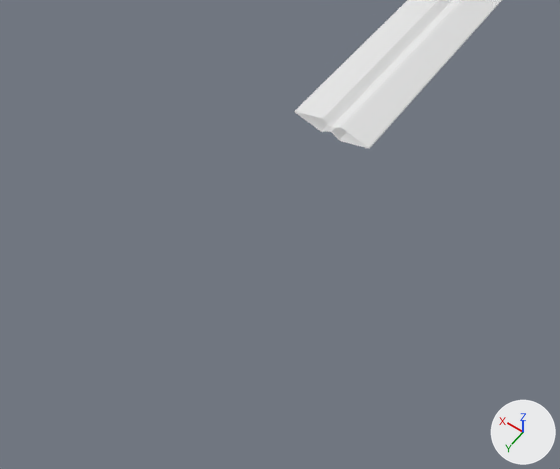
Renders of the Blender file sword.blend from each side of a commit.
Before and after are seen from a camera (50 mm lens) standing at (-1.4, 8.2, 2.7) and looking at (-0.17, 6.48, -0.01). The axes (+X, +Y, +Z) are drawn at lower right. The lights are the same throughout. Materials are left out; every surface is plain grey.
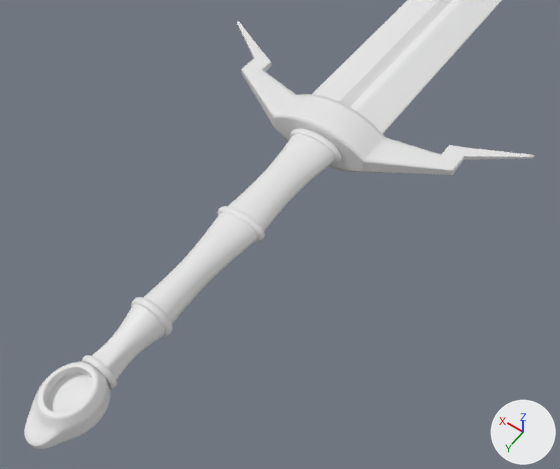
Where the newer file only moved an object's origin or applied its transform, the numbers keep the older frame.

Where the change shows, as pixel boxes [x1, y1, x2, y2] in the pictures (560 x 469 px):
'Cylinder', added: after [237, 21, 534, 175]
'Cylinder.001', added: after [143, 134, 335, 324]
'Cylinder.003', added: after [24, 361, 111, 449]
'Cylinder.002', added: after [92, 304, 165, 387]
'Torus.002', added: after [131, 297, 172, 337]
'Torus', added: after [290, 128, 342, 164]
'Torus.001', added: after [217, 206, 265, 242]
'Torus.003', added: after [82, 355, 117, 389]

Edits to the bpy script that builds the scene:
```text
Add me_torus_003:
    me_torus_003.from_pydata(...)  # a torus around z (ring radius 1.0, tube radius 0.15) spanning x -1.15..1.15, y -1.15..1.15, z -0.14..0.14
    me_torus_003.polygons.foreach_set('use_smooth', [True] * 200)
Add me_cylinder_003:
    me_cylinder_003.from_pydata(...)  # 66 vertices, 64 faces; spans x -0.95..0.95, y -1.0..1.42, z 0.0..1.0
    me_cylinder_003.polygons.foreach_set('use_smooth', [True] * 64)
Add me_cylinder_002:
    me_cylinder_002.from_pydata(...)  # 30 vertices, 20 faces; spans x -0.95..0.95, y -1.0..1.0, z -1.0..1.02
    me_cylinder_002.polygons.foreach_set('use_smooth', [True] * 20)
Add me_cylinder_001:
    me_cylinder_001.from_pydata(...)  # 50 vertices, 40 faces; spans x -0.133..0.133, y -0.627..0.607, z -0.085..0.085
    me_cylinder_001.polygons.foreach_set('use_smooth', [True] * 40)
Add me_cylinder:
    me_cylinder.from_pydata(...)  # 32 vertices, 29 faces; spans x -0.889..0.0, y -0.13..0.13, z -0.1..0.437
    me_cylinder.polygons.foreach_set('use_smooth', [True] * 29)
Add ob_torus_003:
    ob_torus_003 = bpy.data.objects.new('Torus.003', me_torus_003)
    ob_torus_003.location = (0.0, 7.436, 0.0)
    ob_torus_003.rotation_euler = (1.571, 0.0, 0.0)  # degrees (90, 0, 0)
    ob_torus_003.scale = (0.0737, 0.0731, 0.105)
Add ob_torus_002:
    ob_torus_002 = bpy.data.objects.new('Torus.002', me_torus_003.copy())
    ob_torus_002.location = (0.0, 7.13, 0.0)
    ob_torus_002.rotation_euler = (1.571, 0.0, 0.0)  # degrees (90, 0, 0)
    ob_torus_002.scale = (0.0899, 0.0891, 0.128)
Add ob_torus_001:
    ob_torus_001 = bpy.data.objects.new('Torus.001', me_torus_003.copy())
    ob_torus_001.location = (0.0, 6.531, 0.0)
    ob_torus_001.rotation_euler = (1.571, 0.0, 0.0)  # degrees (90, 0, 0)
    ob_torus_001.scale = (0.111, 0.0638, 0.128)
Add ob_torus:
    ob_torus = bpy.data.objects.new('Torus', me_torus_003.copy())
    ob_torus.location = (0.0, 5.939, 0.0)
    ob_torus.rotation_euler = (1.571, 0.0, 0.0)  # degrees (90, 0, 0)
    ob_torus.scale = (0.128, 0.0677, 0.128)
Add ob_cylinder_003:
    ob_cylinder_003 = bpy.data.objects.new('Cylinder.003', me_cylinder_003)
    ob_cylinder_003.location = (0.0, 7.58, 0.0)
    ob_cylinder_003.scale = (0.13, 0.158, 0.0859)
    _m = ob_cylinder_003.modifiers.new('Mirror', 'MIRROR')
    _m.use_axis = (False, False, True)
    _m.use_clip = True
    _m = ob_cylinder_003.modifiers.new('Subdivision', 'SUBSURF')
    _m.levels = 2
Add ob_cylinder_002:
    ob_cylinder_002 = bpy.data.objects.new('Cylinder.002', me_cylinder_002)
    ob_cylinder_002.location = (0.0, 7.3, 0.0)
    ob_cylinder_002.rotation_euler = (1.571, 0.0, 0.0)  # degrees (90, 0, 0)
    ob_cylinder_002.scale = (0.094, 0.095, 0.15)
    _m = ob_cylinder_002.modifiers.new('Subdivision', 'SUBSURF')
    _m.levels = 2
Add ob_cylinder_001:
    ob_cylinder_001 = bpy.data.objects.new('Cylinder.001', me_cylinder_001)
    ob_cylinder_001.location = (0.0, 6.54, 0.0)
    _m = ob_cylinder_001.modifiers.new('Subdivision', 'SUBSURF')
    _m.levels = 2
Add ob_cylinder:
    ob_cylinder = bpy.data.objects.new('Cylinder', me_cylinder)
    ob_cylinder.location = (0.0, 5.82, 0.0)
    ob_cylinder.rotation_euler = (1.571, 0.0, 0.0)  # degrees (90, 0, 0)
    _m = ob_cylinder.modifiers.new('Mirror', 'MIRROR')
    _m = ob_cylinder.modifiers.new('Subdivision', 'SUBSURF')
    _m.levels = 3
    _m.render_levels = 3
    _m = ob_cylinder.modifiers.new('Subdivision.001', 'SUBSURF')
    _m.render_levels = 1
```
